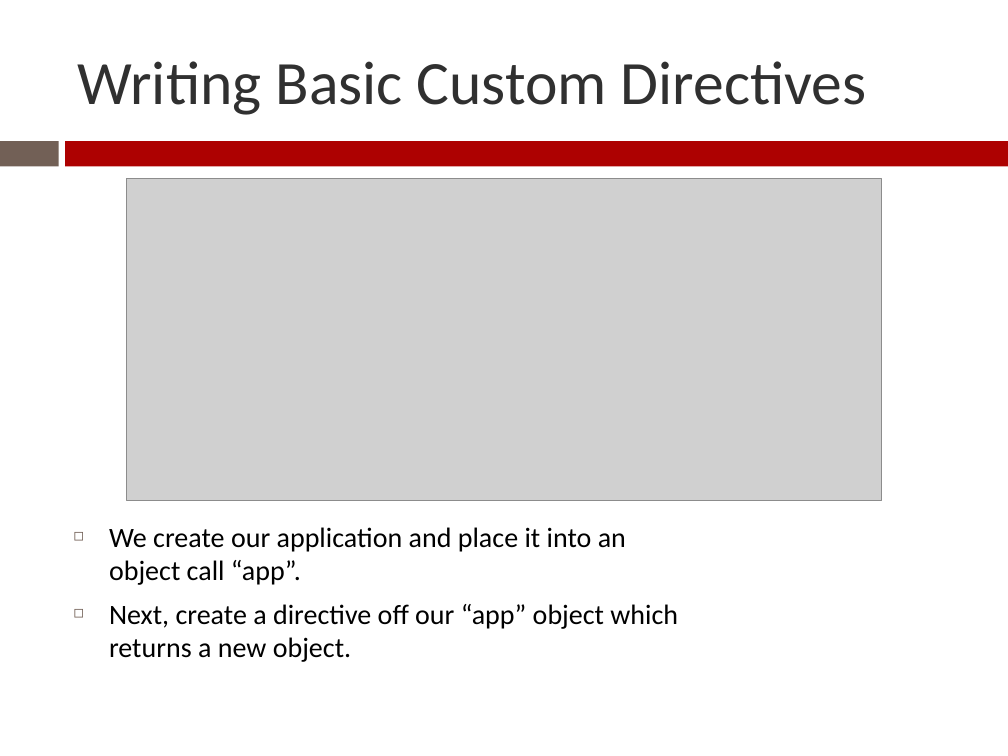
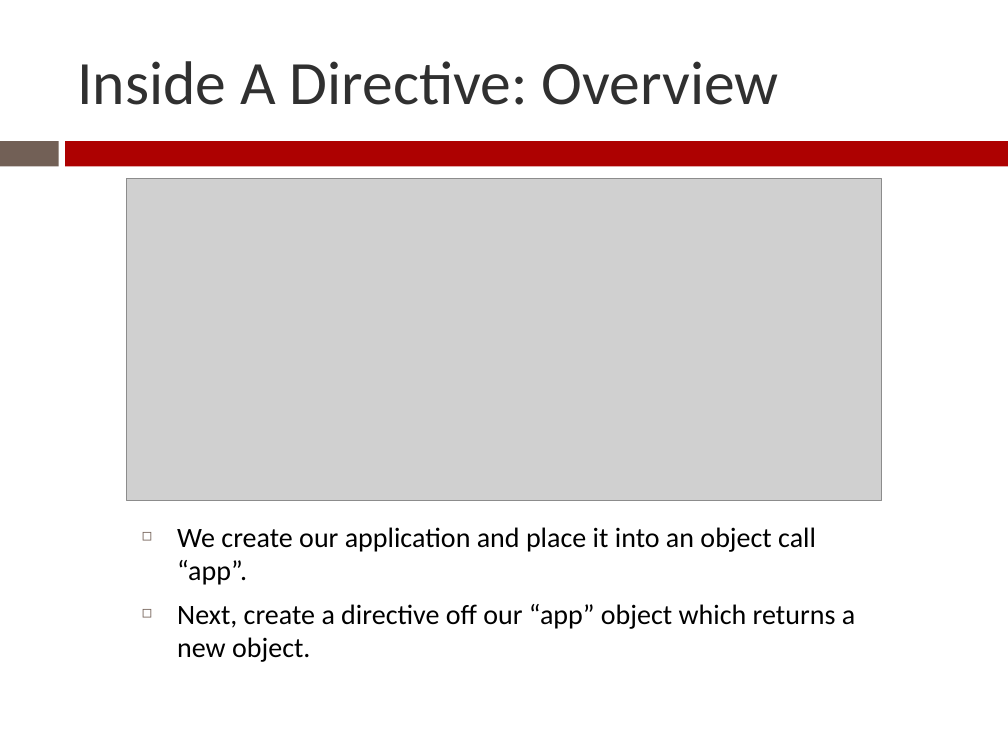
Before and after one commit to Zenitram-Oriaj/AngularJS_Directives, a slide deck: slide 7 of presentation/ajs_dir_presentation.pptx. Drawn at 1008x756 pixels with LibreOffice and Linux fonts; fonts in the diff are those of the drawing; grey boxes stand for pictures. Boxes give left, top, right and bottom in pixels: in the first picture for what was removed or moved away, otherwise in the second. Text is boxed around its words. In the diff, an @@ line names an element or a change of style, - is before the commit and + after.

```diff
--- a/presentation/ajs_dir_presentation.pptx
+++ b/presentation/ajs_dir_presentation.pptx
@@ title at box(77, 61, 779, 105): text changed @@
-Writing Basic Custom Directives
+Inside A Directive: Overview
@@ text "We create our application and ..." rewrapped from box(109, 527, 678, 662) to box(177, 527, 855, 662) @@
```
Also in this commit, not shown: 5 other slides changed, 6 slides added, 1 slide removed, 1 other file.
